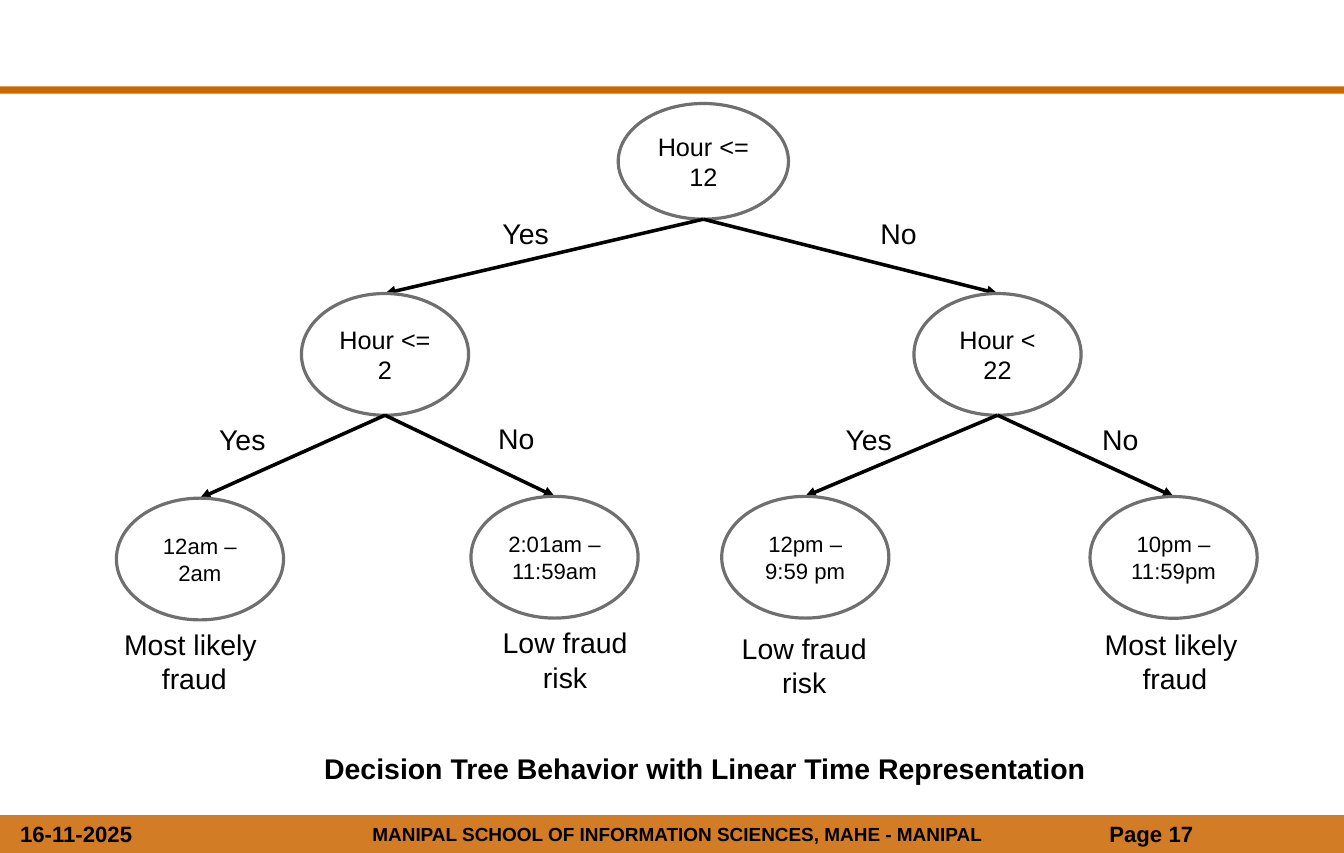
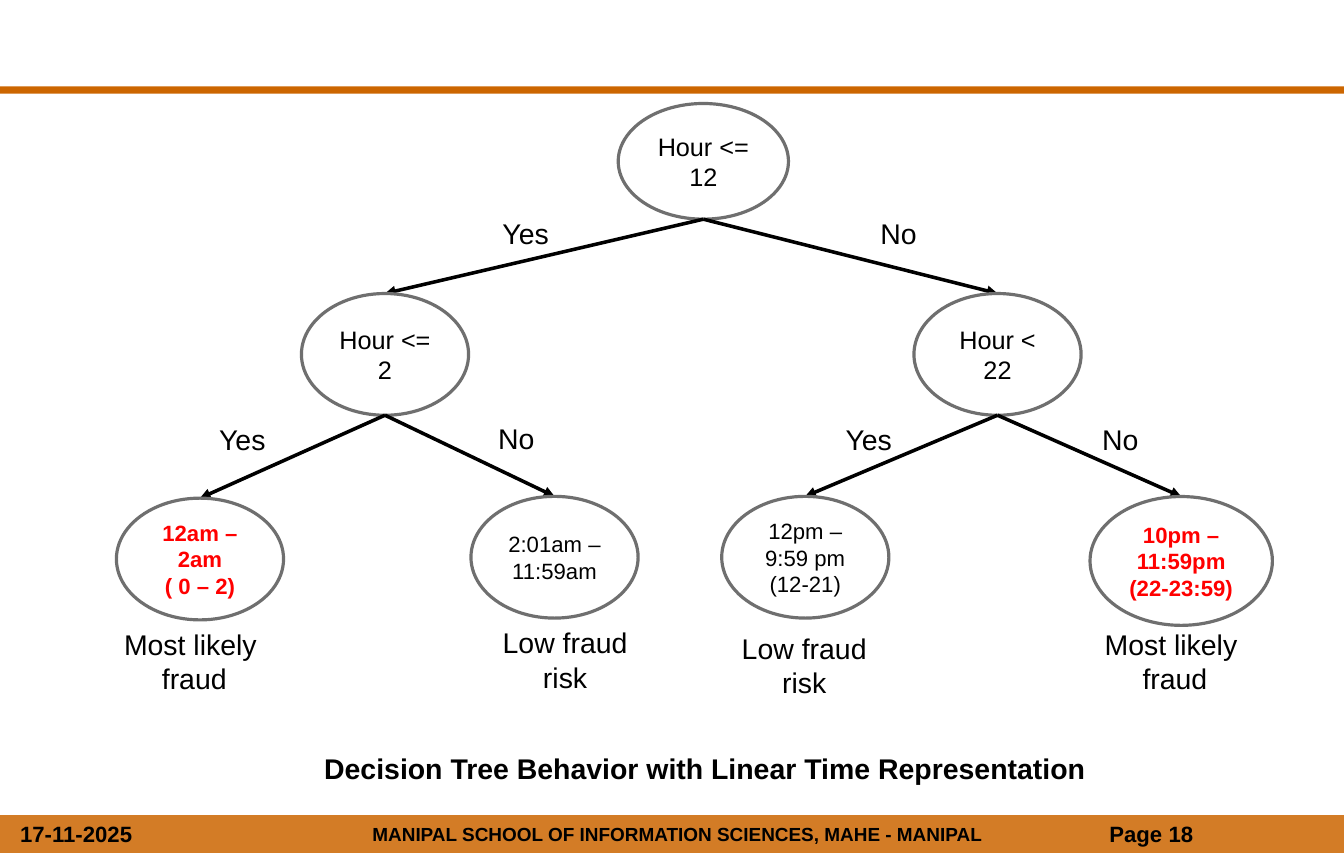
Before and after one commit to suhaasd/Fraud_Detection_Using_Machine_Learning, a slide deck: slide 18 of Fraud_Detection/fraud detection.pptx (slide 17 before the commit). Drawn at 1344x853 pixels with LibreOffice and Linux fonts; fonts in the diff are those of the drawing; background and template pictures are left out. Boxes give left, top, right and bottom in pixels: in the first picture for what was removed or moved away, otherwise in the second. Text is boxed around its words. In the diff, an @@ line names an element or a change of style, - is before the commit and + after.

Commit message:
updated presentation slides

```diff
--- a/Fraud_Detection/fraud detection.pptx
+++ b/Fraud_Detection/fraud detection.pptx
@@ arrow moved from (998, 415) - (1173, 497) to (998, 415) - (1181, 497) @@
@@ ellipse "10pm – 11:59pm (22-23:59)": place and size @@
-ellipse "10pm – 11:59pm (22-23:59)" at bbox=[1090, 497, 1258, 619]
+ellipse "10pm – 11:59pm (22-23:59)" at bbox=[1090, 497, 1272, 626]
@@ text in ellipse at bbox=[162, 525, 222, 568]: text colour #000000 to #FF0000, bold on in "12am – 2am" @@
@@ text in ellipse at bbox=[1129, 527, 1232, 601]: text changed; text colour #000000 to #FF0000; bold on @@
-10pm – 11:59pm
+10pm – 11:59pm
+(22-23:59)
@@ text in ellipse at bbox=[178, 578, 235, 599]: paragraph added @@
+( 0 – 2)
@@ text in ellipse at bbox=[770, 576, 841, 597]: paragraph added @@
+(12-21)
@@ text at bbox=[20, 826, 132, 843]: text changed @@
-16-11-2025
+17-11-2025
@@ page number at bbox=[1109, 826, 1194, 847]: text changed @@
-Page 17
+Page 18
```
Also in this commit, not shown: 38 other slides changed, 3 slides added.
